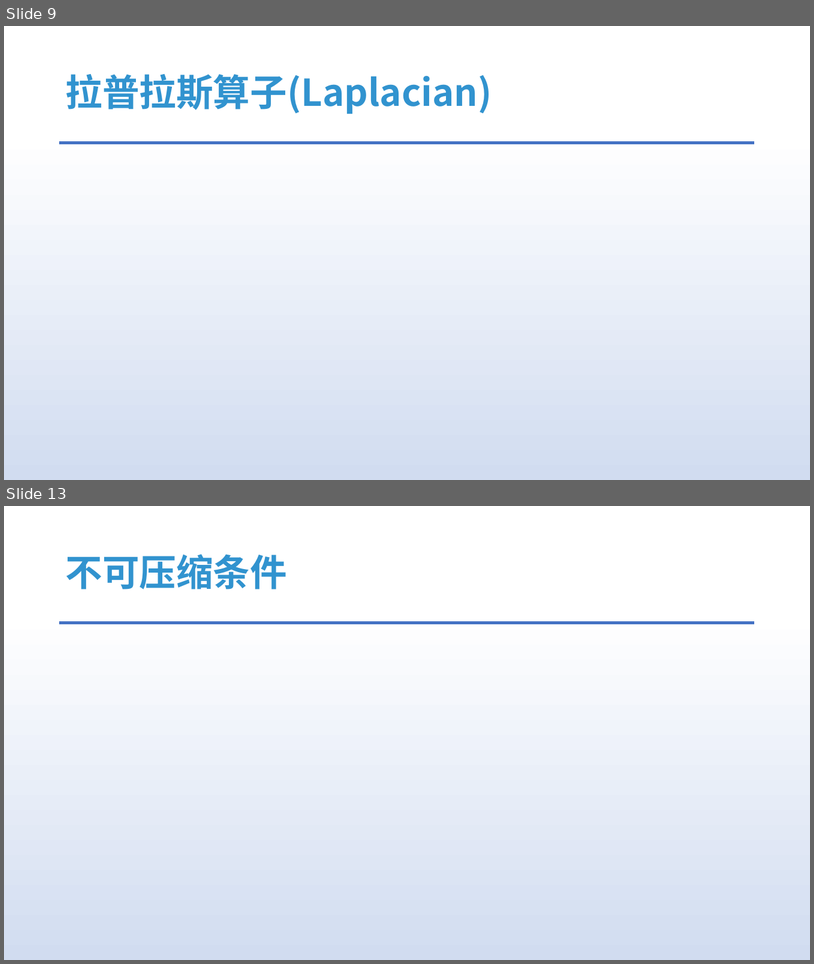
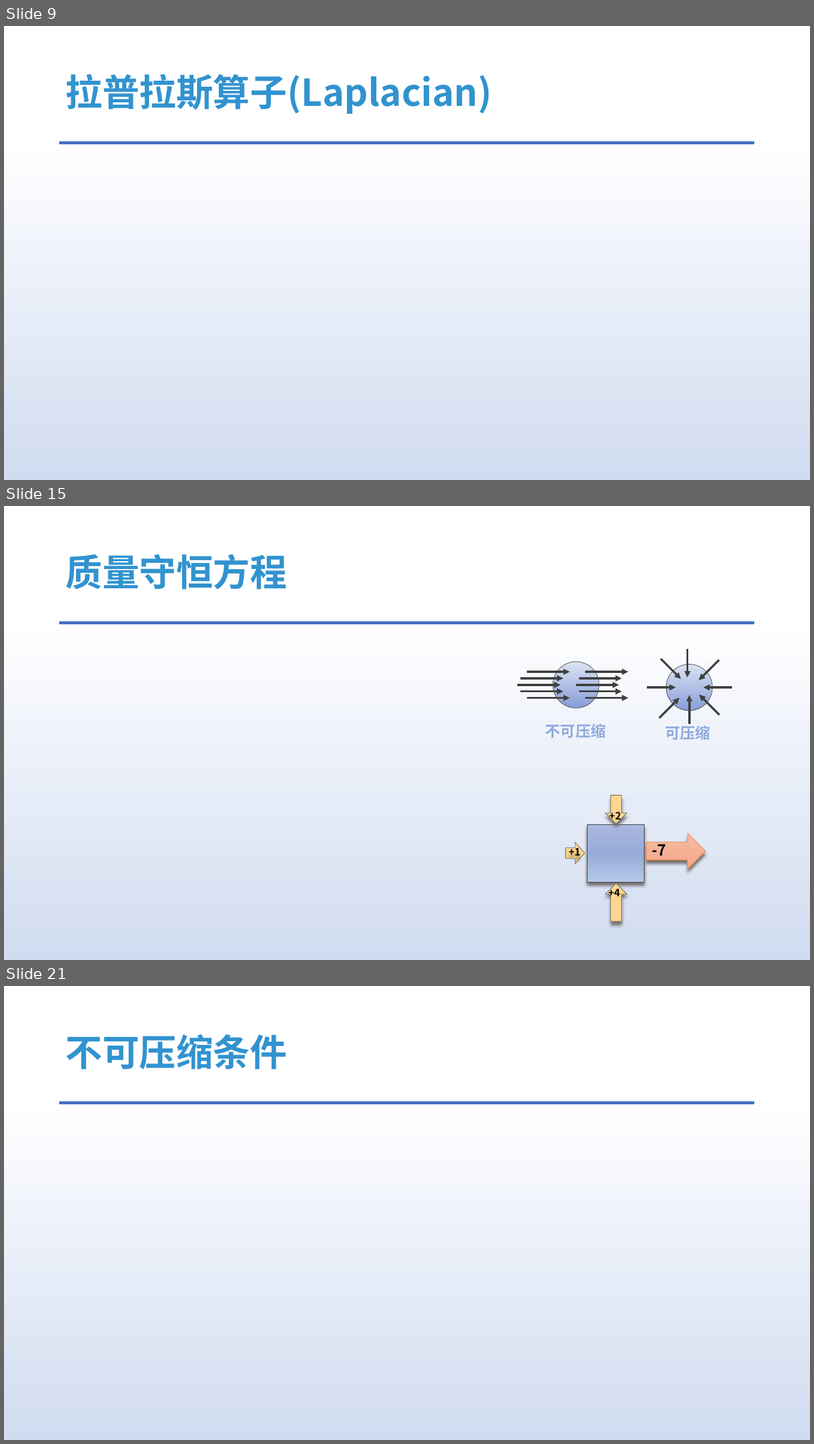
Before and after one commit to answerear/UnityFluid, a slide deck: doc/流体模拟入门分享.pptx. Shown one above the other, each under a label of ours: slides 9 and 13 before the commit, slides 9, 15 and 21 after it; the slides between them are not shown. The pictures are 814x964 and 814x1444 pixels, drawn with LibreOffice and Linux fonts; fonts in the diff are those of the drawing; grey boxes stand for pictures. Boxes give left, top, right and bottom in pixels: in the first picture for what was removed or moved away, otherwise in the second. Text is boxed around its words. In the diff, an @@ line names an element or a change of style, - is before the commit and + after.

```diff
--- a/doc/流体模拟入门分享.pptx
+++ b/doc/流体模拟入门分享.pptx
@@ slide 15 added at (4, 506, 810, 960), background gradient #FFFFFF to #D1DCF0 to #DAE3F3 to #ABC0E4 to #BECEEA to #C7D5ED; not listed: 1 template element that a slide beside it also shows @@
@@ title added at (65, 554, 287, 589), 44 pt, text #3193CF, bold @@
+质量守恒方程
@@ group added at (518, 661, 629, 738): 10 arrows, 1 ellipse, 1 text @@
+不可压缩
@@ group added at (648, 649, 732, 739): 8 arrows, 1 ellipse, 1 text @@
+可压缩
@@ group added at (566, 795, 706, 921): 4 right arrows, 4 texts, 1 rectangle @@
++1
+-7
++2
++4
@@ what was slide 13 is now slide 21 @@
```
Also in this commit, not shown: 3 slides changed, 9 other slides added, 1 slide removed.
